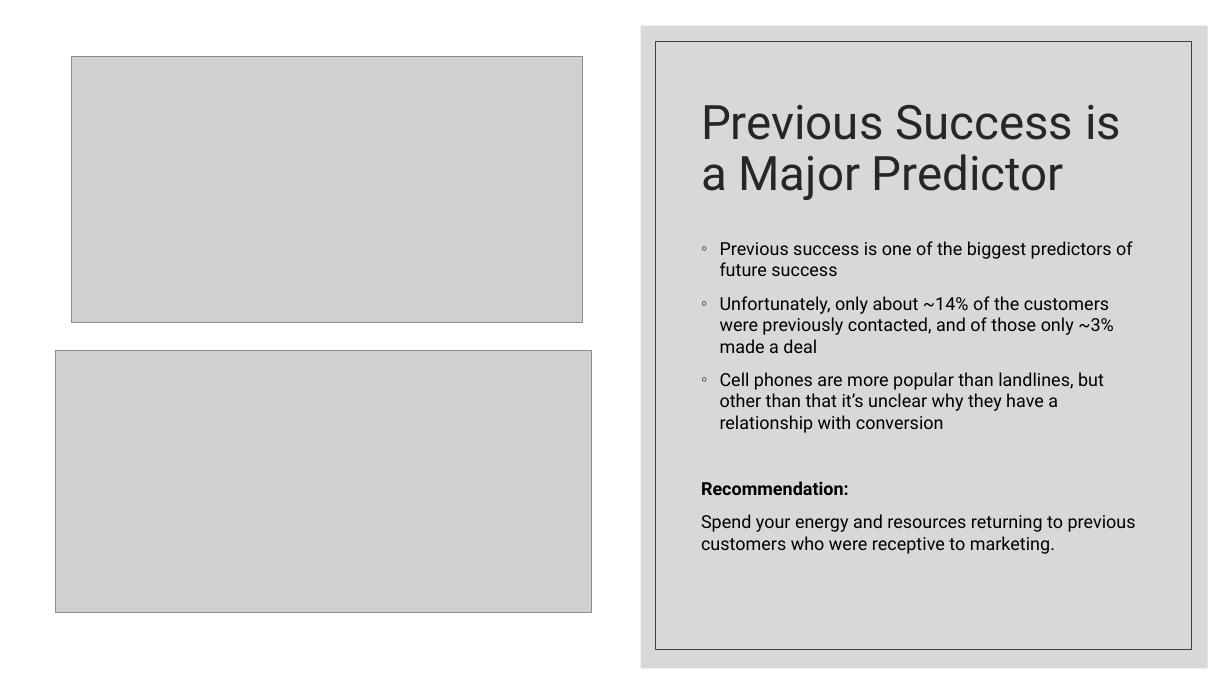
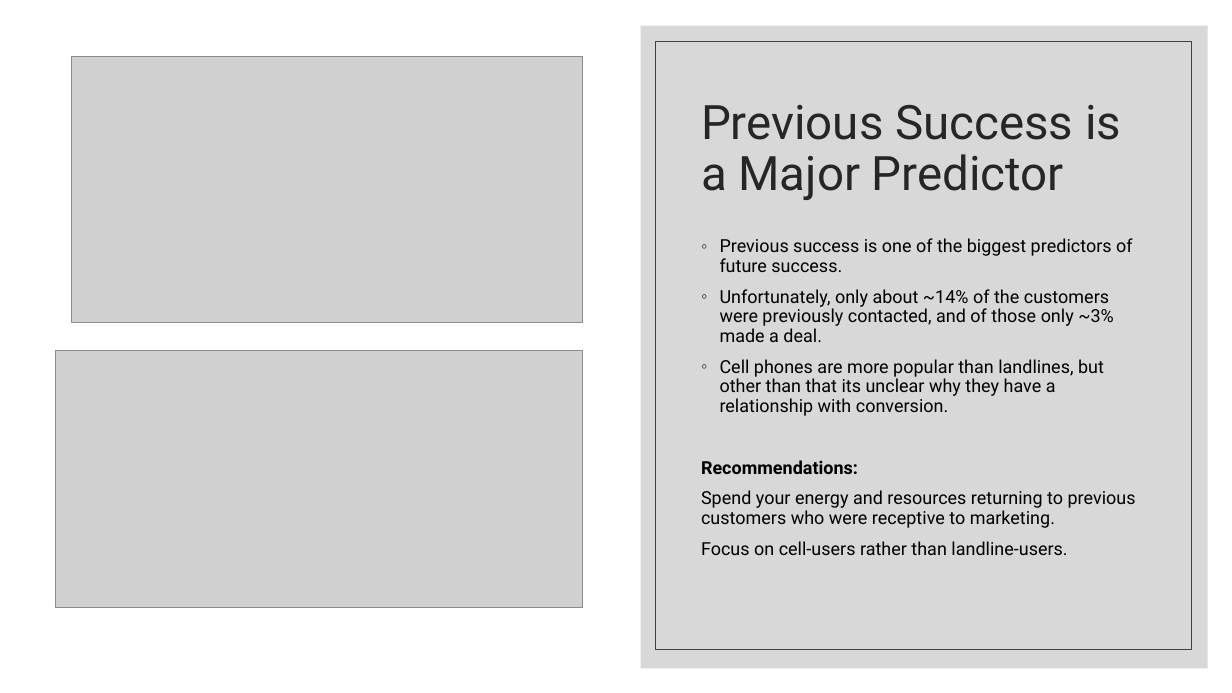
Before and after one commit to ndgigliotti/dsc-phase-3-project, a slide deck: slide 9 of presentation/predicting_bank_telemarketing_sales.pptx. Drawn at 1232x693 pixels with LibreOffice and Linux fonts; fonts in the diff are those of the drawing; grey boxes stand for pictures. Boxes give left, top, right and bottom in pixels: in the first picture for what was removed or moved away, otherwise in the second. Text is boxed around its words. In the diff, an @@ line names an element or a change of style, - is before the commit and + after.

```diff
--- a/presentation/predicting_bank_telemarketing_sales.pptx
+++ b/presentation/predicting_bank_telemarketing_sales.pptx
@@ text at bbox=[701, 238, 1133, 474]: text changed @@
-◦ Previous success is one of the biggest predictors of future success
-◦ Unfortunately, only about ~14% of the customers were previously contacted, and of those only ~3% made a deal
-◦ Cell phones are more popular than landlines, but other than that it’s unclear why they have a relationship with conversion
-Recommendation:
+◦ Previous success is one of the biggest predictors of future success.
+◦ Unfortunately, only about ~14% of the customers were previously contacted, and of those only ~3% made a deal.
+◦ Cell phones are more popular than landlines, but other than that its unclear why they have a relationship with conversion.
+Recommendations:
@@ picture: place and size @@
-picture at bbox=[55, 350, 592, 613]
+picture at bbox=[55, 350, 582, 608]
@@ text at bbox=[701, 490, 1136, 528]: line spacing 1 to 0.9 @@
@@ text at bbox=[701, 541, 1067, 555]: paragraph added @@
+Focus on cell-users rather than landline-users.
```
Also in this commit, not shown: 9 other slides changed, 1 slide added, 1 other file.
